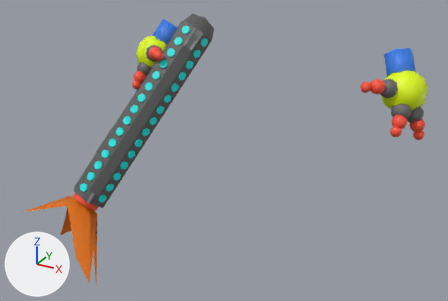
The glTF model public/assets/models/assault/default/fps.glb: old version first, new version second.
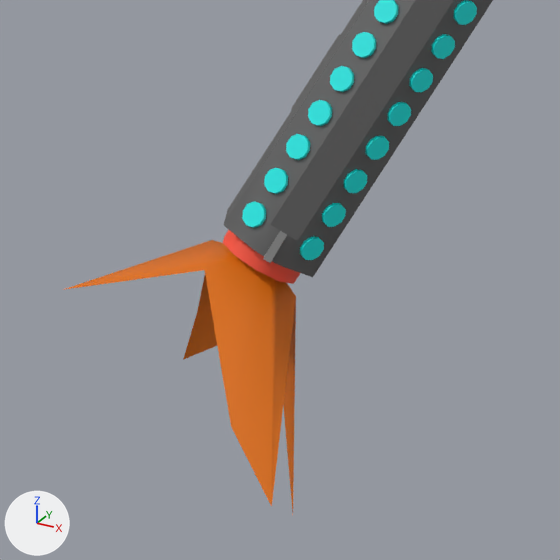
Each version is shown whole from a 50 mm lens placed at (0.587, -1.267, 0.225), pointed at (-0.068, -0.076, -0.37), then close up on the part from 0% to 41% of the width and 39% to 100% of the height. The lights are fixed; the arrows at lower left show +X, +Y and +Z. Where no turn or scale is listed for an object, it has been applied to the vertices. Vertices at the same position are counted once.

Names of what the first close-up shows: 'Sphere.015', 'tip-assault'.
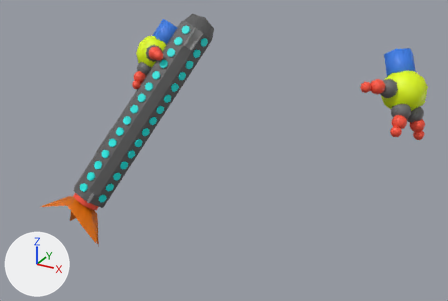
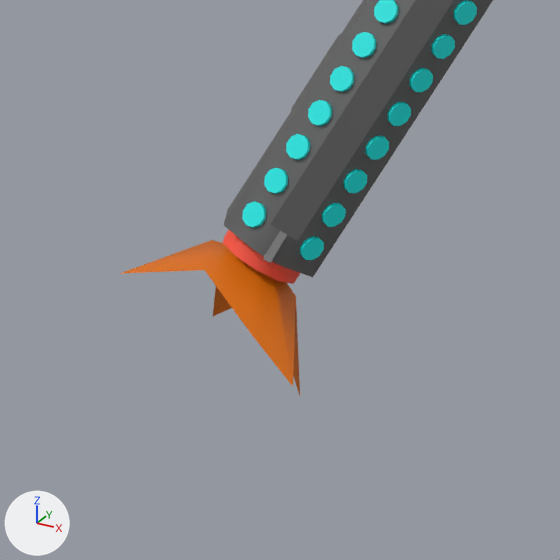
Changed parts and their boxes [x1, y1, x2, y2] in the close-ups (560 x 560 px; the box of a moved part takes in the faces that stretch with it):
```json
{"object": "tip-assault", "change": "reshaped", "before": [63, 240, 296, 512], "after": [120, 240, 300, 395], "on screen": "23% narrower, 43% shorter"}
{"part": 1, "of": "me_circle_017", "change": "moved or reshaped", "before": [183, 276, 296, 512], "after": [213, 287, 300, 395]}
{"part": 2, "of": "me_circle_017", "change": "moved or reshaped", "before": [205, 270, 295, 506], "after": [205, 270, 296, 386]}
{"part": 3, "of": "me_circle_017", "change": "moved or reshaped", "before": [63, 240, 240, 290], "after": [120, 240, 240, 274]}
```

Edits to the scene script, one JSON object a line:
```json
{"block": "me_circle_017", "where": "me_circle_017.from_pydata(...)  # 20 vertices, 20 faces; spans x -0.163..0.093, y -0.186..-0.005, z -0.298..-0.051"}
{"block": "me_circle_017", "where": "# used by ob_tip_assault; location = (-0.3578, -0.1808, -0.4594)"}
{"block": "me_circle_017", "change": "me_circle_017 part 1"}
{"op": "set", "path": "me_circle_017.vertices[14].co", "old": "(-0.12, -0.027, -0.148)", "new": "(-0.086, -0.035, -0.105)", "note": "pixel (197, 312) -> pixel (215, 283)"}
{"op": "set", "path": "me_circle_017.vertices[15].co", "old": "(-0.163, -0.009, -0.218)", "new": "(-0.12, -0.009, -0.161)", "note": "pixel (183, 359) -> pixel (212, 316)"}
{"op": "set", "path": "me_circle_017.vertices[16].co", "old": "(-0.048, -0.005, -0.146)", "new": "(-0.044, -0.02, -0.11)"}
{"op": "set", "path": "me_circle_017.vertices[17].co", "old": "(0.002, -0.065, -0.298)", "new": "(-0.01, -0.028, -0.2)"}
{"block": "me_circle_017", "change": "me_circle_017 part 2"}
{"op": "set", "path": "me_circle_017.vertices[10].co", "old": "(0.034, -0.159, -0.14)", "new": "(0.021, -0.111, -0.086)", "note": "pixel (231, 426) -> pixel (252, 335)"}
{"op": "set", "path": "me_circle_017.vertices[19].co", "old": "(0.093, -0.186, -0.178)", "new": "(0.073, -0.127, -0.109)", "note": "pixel (271, 506) -> pixel (292, 386)"}
{"block": "me_circle_017", "change": "me_circle_017 part 3"}
{"op": "set", "path": "me_circle_017.vertices[12].co", "old": "(-0.124, -0.166, -0.057)", "new": "(-0.094, -0.133, -0.051)", "note": "pixel (61, 289) -> pixel (119, 273)"}
```
